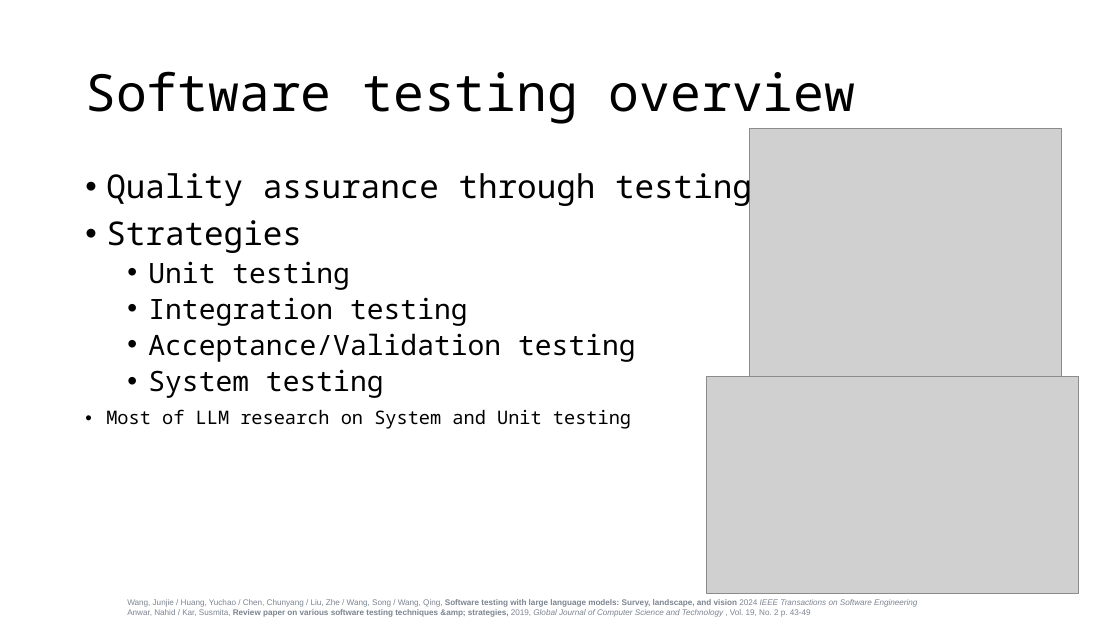
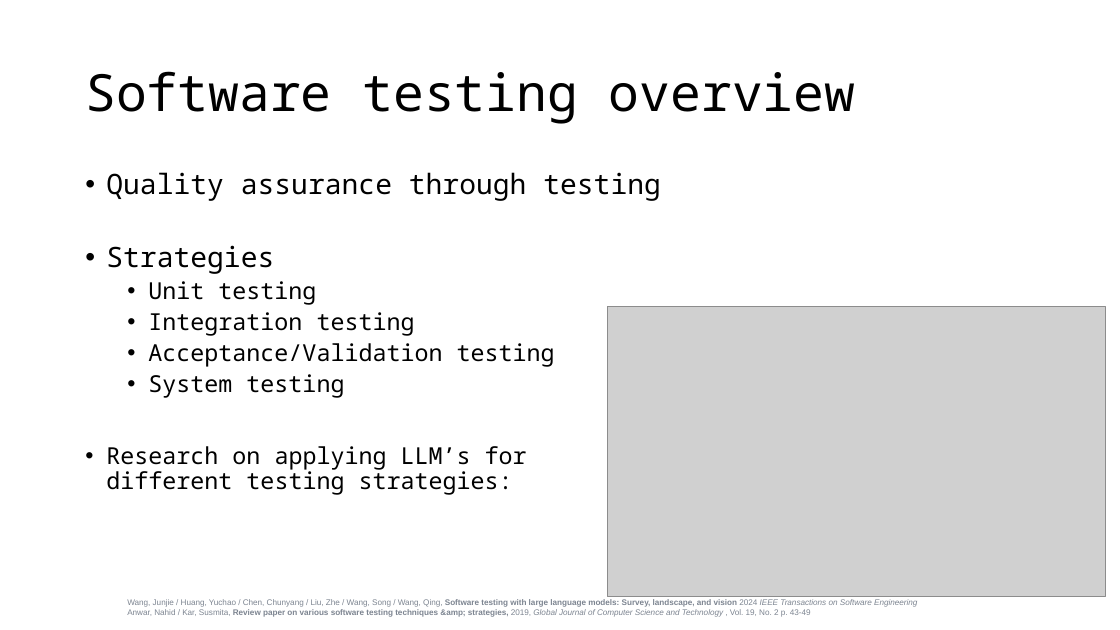
Before and after one commit to as-cal8/RBST-prompt-engineering, a slide deck: slide 3 of presentation/RBST_prompt-eng [Autosaved].pptx. Drawn at 1120x630 pixels with LibreOffice and Linux fonts; fonts in the diff are those of the drawing; grey boxes stand for pictures. Boxes give left, top, right and bottom in pixels: in the first picture for what was removed or moved away, otherwise in the second. Text is boxed around its words. In the diff, an @@ line names an element or a change of style, - is before the commit and + after.

```diff
--- a/presentation/RBST_prompt-eng [Autosaved].pptx
+++ b/presentation/RBST_prompt-eng [Autosaved].pptx
@@ picture removed at (x1=749, y1=129, x2=1062, y2=385) @@
@@ text at (x1=106, y1=172, x2=661, y2=398): size 28 to 24 pt in "Quality assurance through testing", "Strategies"; size 24 to 20 pt in "Unit testing", "Integration testing", "Acceptance/Validation testing", "System testing" @@
@@ picture resized from (x1=707, y1=376, x2=1080, y2=593) to (x1=607, y1=307, x2=1106, y2=597) @@
@@ text at (x1=106, y1=446, x2=527, y2=495): text changed; size 16 to 20 pt @@
-• Most of LLM research on System and Unit testing
+• Research on applying LLM’s for
+  different testing strategies:
```
Also in this commit, not shown: 3 other slides changed, 28 other files.
